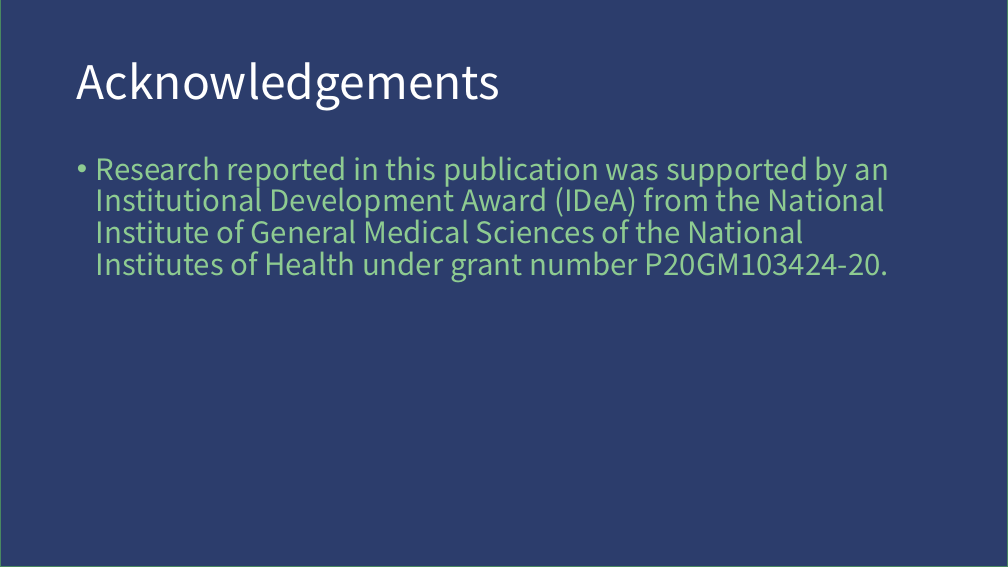
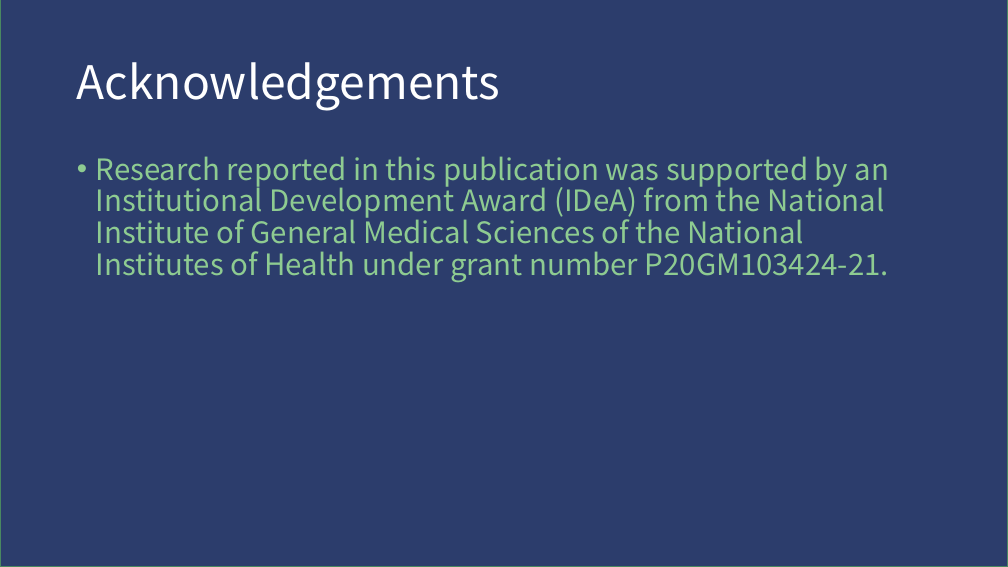
Before and after one commit to lbrn/lbrn-v2, a slide deck: slide 3 of downloads/presentation-templates/LBRN_Template_Dark2_Computing-20.potx. Drawn at 1008x567 pixels with LibreOffice and Linux fonts; fonts in the diff are those of the drawing; background and template pictures are left out; a plain dark background stands for a picture behind light text. Boxes give left, top, right and bottom in pixels: in the first picture for what was removed or moved away, otherwise in the second. Text is boxed around its words. In the diff, an @@ line names an element or a change of style, - is before the commit and + after.

Commit message:
presentation file updates for grant #

```diff
--- a/downloads/presentation-templates/LBRN_Template_Dark2_Computing-20.potx
+++ b/downloads/presentation-templates/LBRN_Template_Dark2_Computing-20.potx
@@ text at [96,156,889,282]: text changed @@
-• Research reported in this publication was supported by an Institutional Development Award (IDeA) from the National Institute of General Medical Sciences of the National Institutes of Health under grant number P20GM103424-20.
+• Research reported in this publication was supported by an Institutional Development Award (IDeA) from the National Institute of General Medical Sciences of the National Institutes of Health under grant number P20GM103424-21.
```
Also in this commit, not shown: 15 other files.
